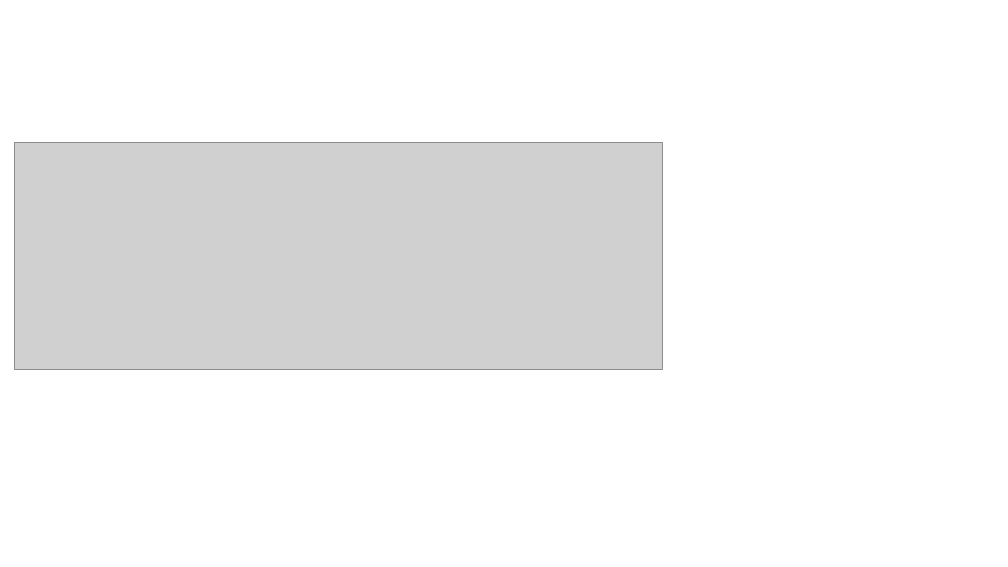
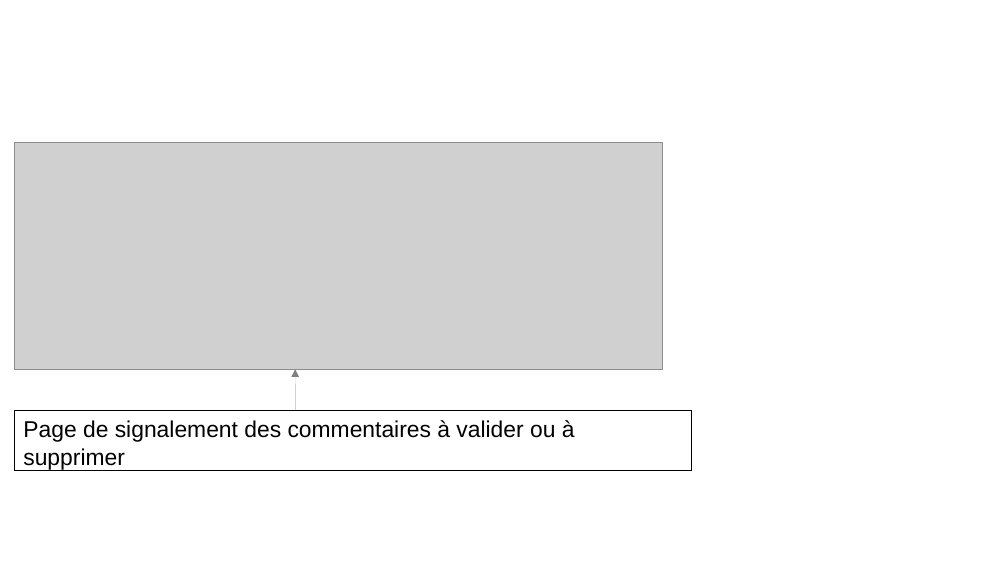
Before and after one commit to gambit13009/alaska, a slide deck: slide 12 of Support-Alaska.odp. Drawn at 1008x567 pixels with LibreOffice and Linux fonts; fonts in the diff are those of the drawing; grey boxes stand for pictures; background and template pictures are left out. Boxes give left, top, right and bottom in pixels: in the first picture for what was removed or moved away, otherwise in the second. Text is boxed around its words. In the diff, an @@ line names an element or a change of style, - is before the commit and + after.

```diff
--- a/Support-Alaska.odp
+++ b/Support-Alaska.odp
@@ arrow added from (295, 411) to (295, 370), #808080 0 pt @@
@@ rectangle added at [15,411,692,471], outline #000000 0 pt, 18 pt, text #000000 @@
+Page de signalement des commentaires à valider ou à supprimer
```
Also in this commit, not shown: 6 other slides changed, 4 slides added, 4 slides removed, 10 other files.
